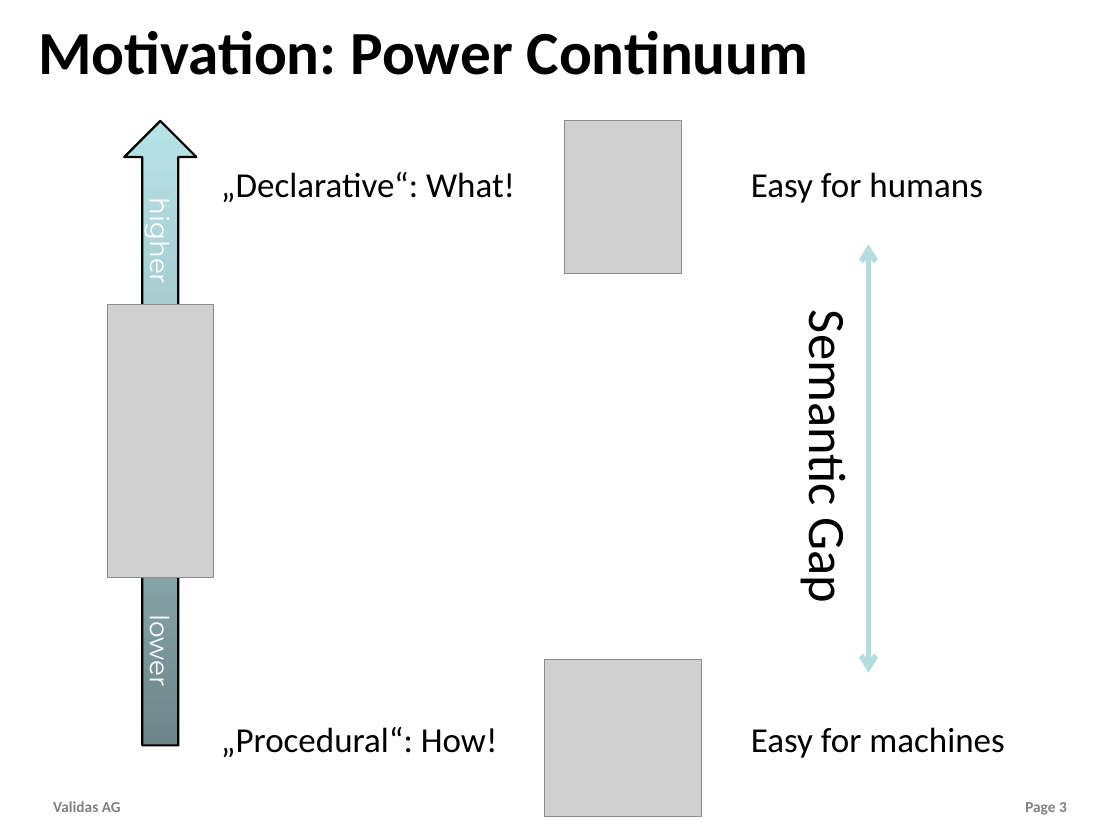
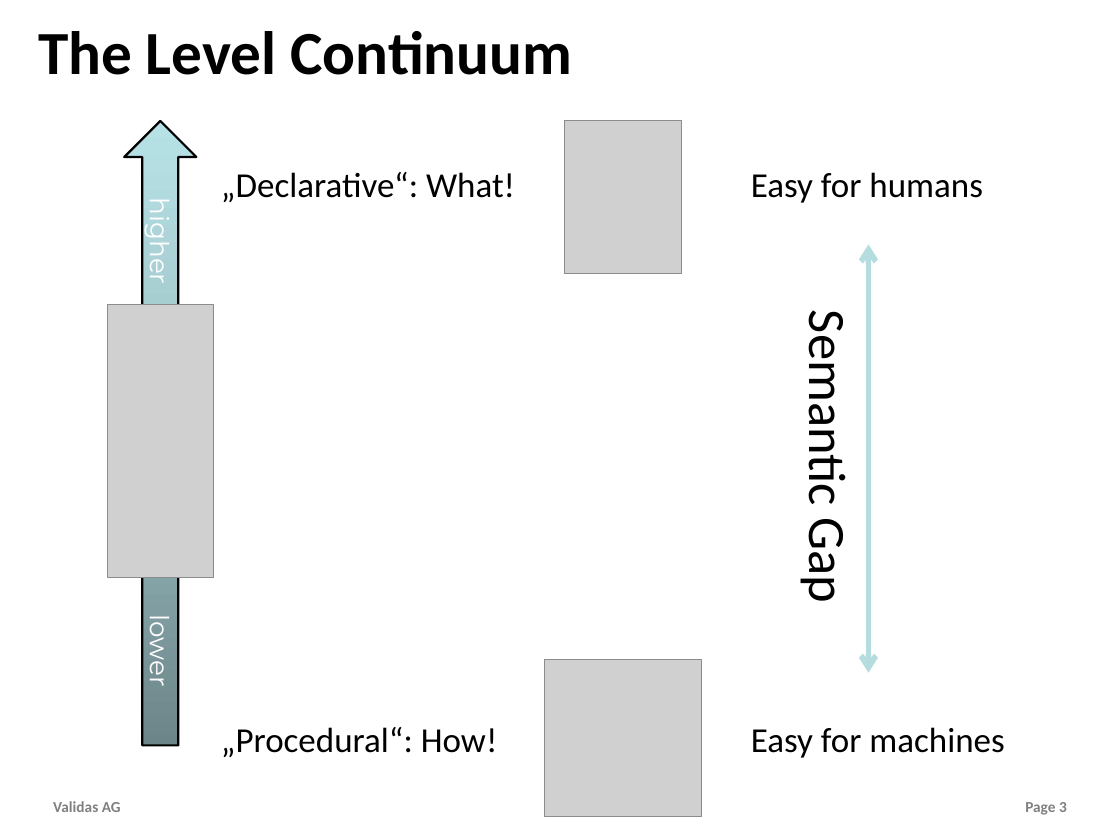
Before and after one commit to theoremprover/tvg, a slide deck: slide 3 of Vortraege/Towards_Haskell.pptx. Drawn at 1120x840 pixels with LibreOffice and Linux fonts; fonts in the diff are those of the drawing; grey boxes stand for pictures; background and template pictures are left out. Boxes give left, top, right and bottom in pixels: in the first picture for what was removed or moved away, otherwise in the second. Text is boxed around its words. In the diff, an @@ line names an element or a change of style, - is before the commit and + after.

```diff
--- a/Vortraege/Towards_Haskell.pptx
+++ b/Vortraege/Towards_Haskell.pptx
@@ title at box(38, 31, 572, 75): text changed @@
-Motivation: Power Continuum
+The Level Continuum
```
Also in this commit, not shown: 11 other slides changed, 12 slides added, 2 slides removed, 1 other file.
